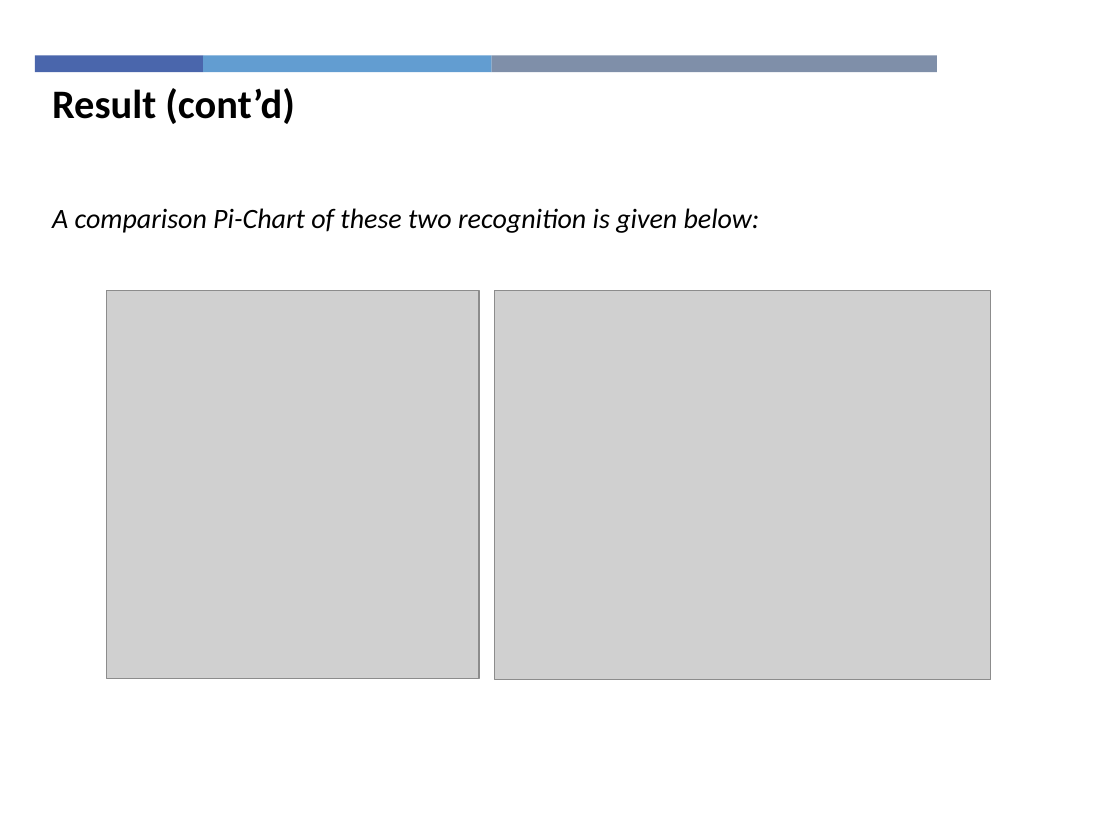
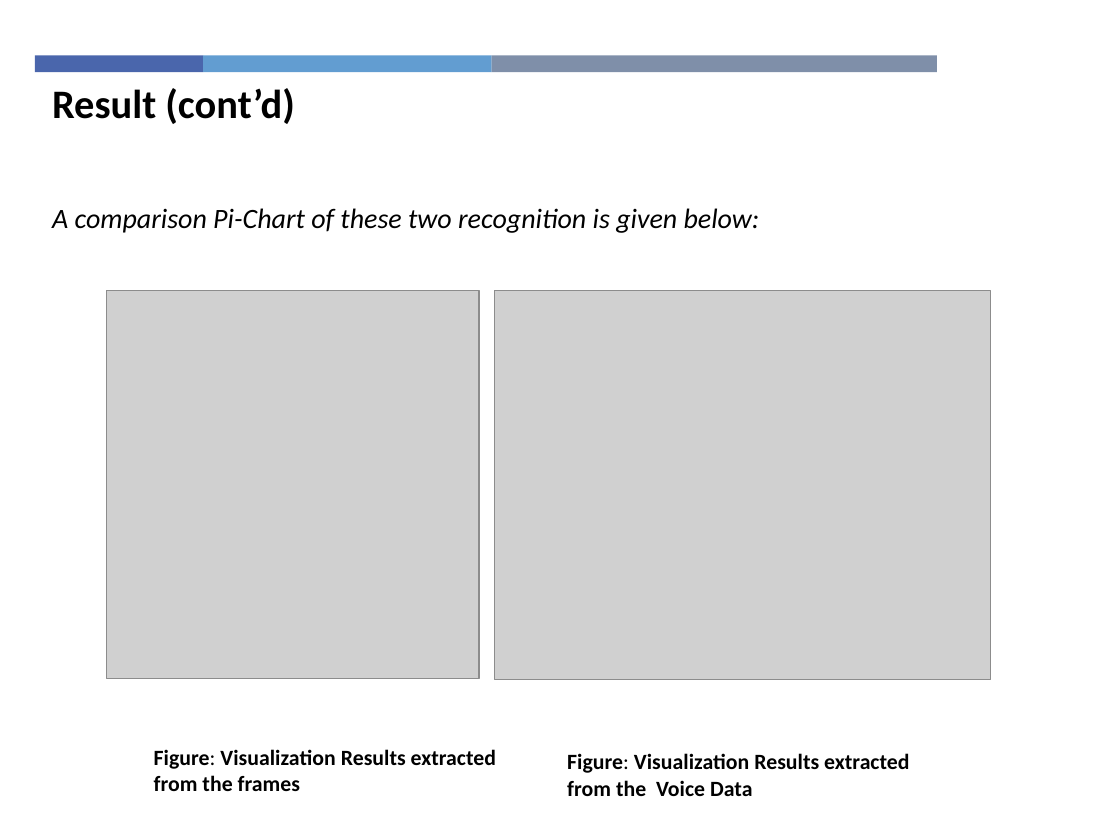
Before and after one commit to Tuurash/SentimentRecognition, a slide deck: slide 18 of Book/Thesis_Presentation.pptx. Drawn at 1120x840 pixels with LibreOffice and Linux fonts; fonts in the diff are those of the drawing; grey boxes stand for pictures; background and template pictures are left out. Boxes give left, top, right and bottom in pixels: in the first picture for what was removed or moved away, otherwise in the second. Text is boxed around its words. In the diff, an @@ line names an element or a change of style, - is before the commit and + after.

```diff
--- a/Book/Thesis_Presentation.pptx
+++ b/Book/Thesis_Presentation.pptx
@@ text added at <box>154,749,496,791</box>, 14 pt, text #000000, bold @@
+Figure: Visualization Results extracted
+from the frames
@@ text added at <box>567,753,909,796</box>, 14 pt, text #000000, bold @@
+Figure: Visualization Results extracted
+from the Voice Data
```
Also in this commit, not shown: 4 other slides changed.
